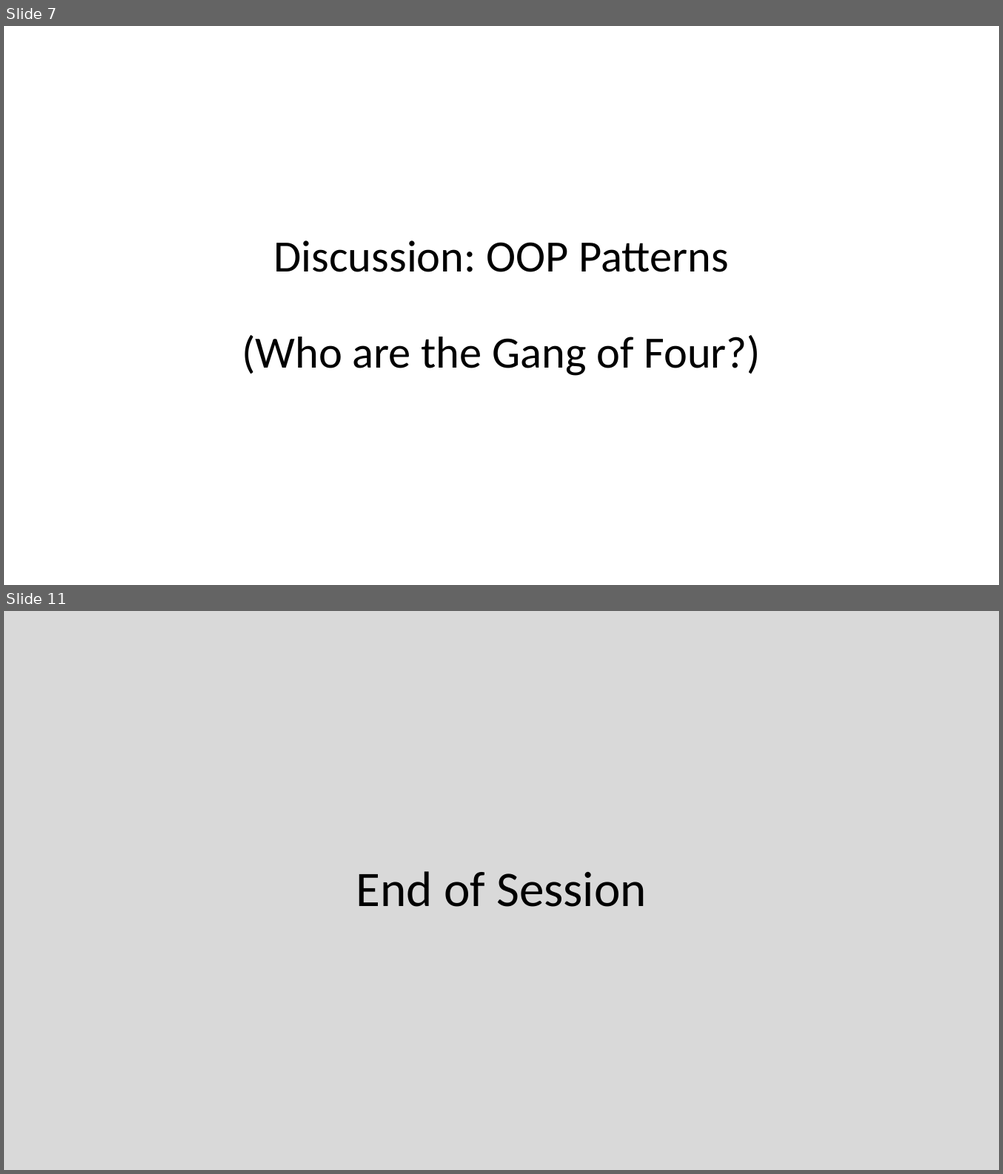
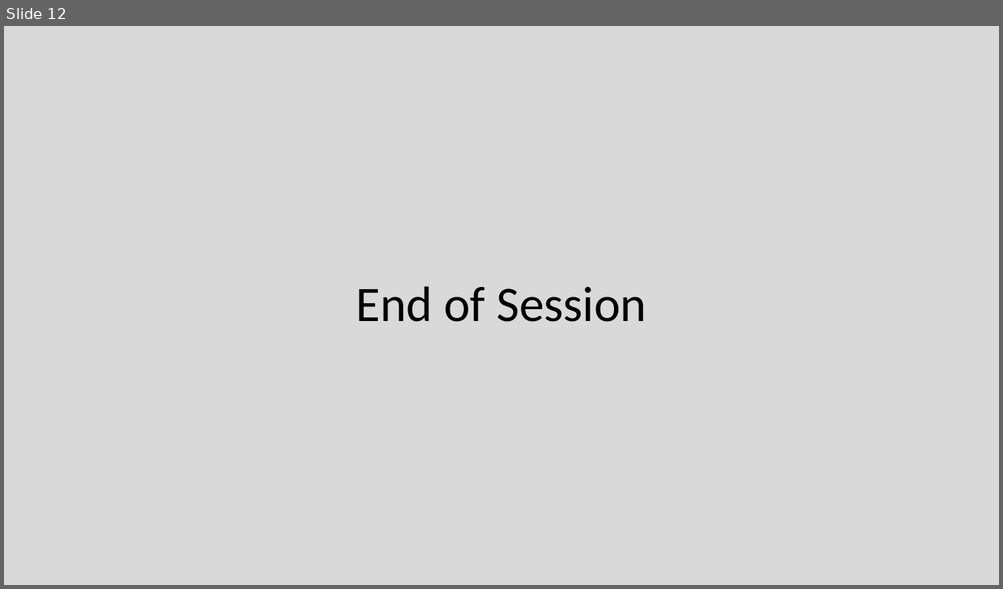
Before and after one commit to EricJPogue/CPSC-24500, a slide deck: lecture-slides/2019-09-06-oop.pptx. Shown one above the other, each under a label of ours: slides 7 and 11 before the commit, slide 12 after it; the slides between them are not shown. The pictures are 1003x1174 and 1003x589 pixels, drawn with LibreOffice and Linux fonts; fonts in the diff are those of the drawing. Boxes give left, top, right and bottom in pixels: in the first picture for what was removed or moved away, otherwise in the second. Text is boxed around its words. In the diff, an @@ line names an element or a change of style, - is before the commit and + after.

```diff
--- a/lecture-slides/2019-09-06-oop.pptx
+++ b/lecture-slides/2019-09-06-oop.pptx
@@ slide 7 removed at (x1=4, y1=26, x2=999, y2=585), background #FFFFFF @@
@@ title removed at (x1=242, y1=241, x2=760, y2=376) @@
-Discussion: OOP Patterns
-(Who are the Gang of Four?)
@@ what was slide 11 is now slide 12 @@
```
Also in this commit, not shown: 4 slides changed, 10 slides added, 5 other slides removed, 3 other files.
